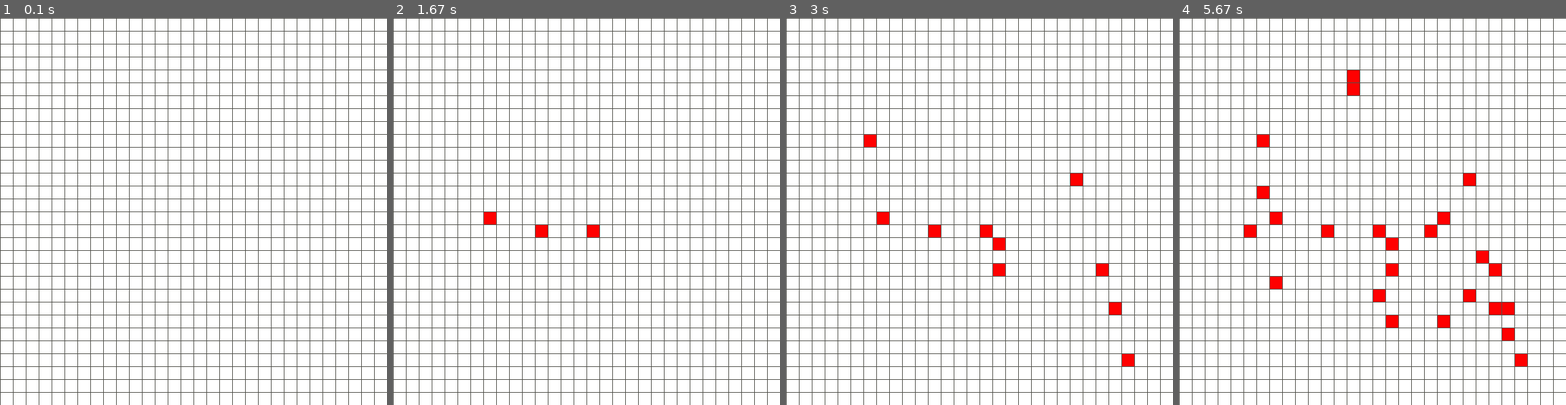
Above: before the commit, frames 1-4 (left to right).
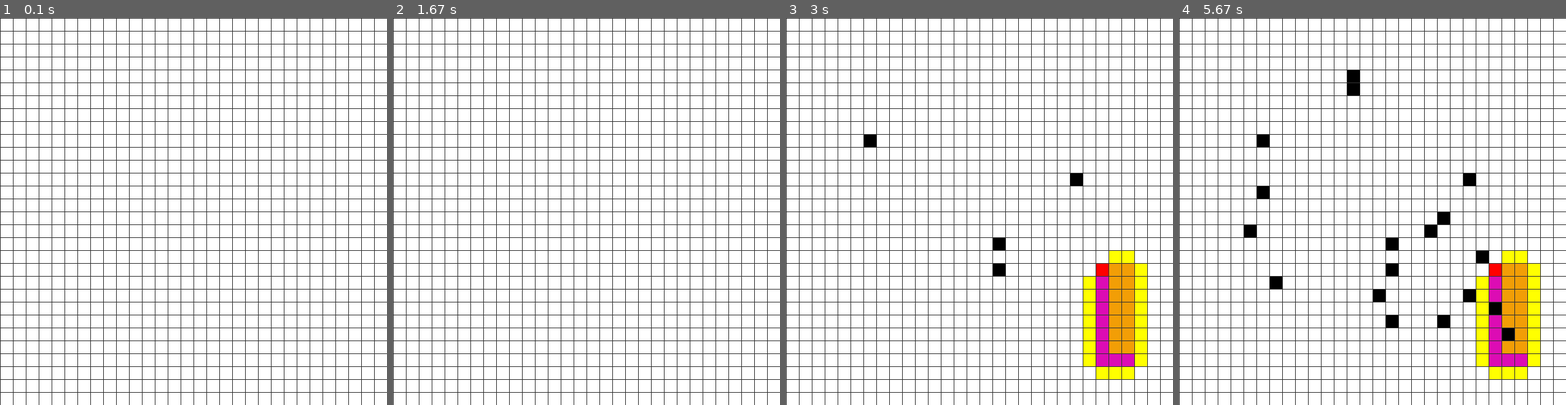
Above: after the commit, the same moments.

Repository: RajathaDH/A-Star-Search-Algorithm
Game: pygame game, started from a-star-pygame.py
Same seed, same stepped clock (60 frames per second), same inputs: the game is played once before the commit and once after it.
Inputs (mouse positions are in pixels of both pictures, inside the frame that each line leads up to):
- Up to frame 1 (0.1 s): no input
- Up to frame 2 (1.67 s): press the mouse at (586, 234) at 0.37 s; move the mouse to (540, 226) at 0.47 s; release the mouse at (493, 215) at 0.6 s; tap Space at 0.67 s; tap Backspace at 1 s; right-click (733, 358) at 1.38 s
- Up to frame 3 (3 s): press the mouse at (1126, 358) at 1.7 s; move the mouse to (1103, 265) at 1.8 s; release the mouse at (1080, 176) at 1.93 s; tap Space at 2.07, 2.37 s; click (1114, 312) at 2.08 s; press the mouse at (1126, 358) at 2.53 s; move the mouse to (994, 246) at 2.63 s; release the mouse at (867, 137) at 2.77 s; press the mouse at (1126, 358) at 2.87 s; move the mouse to (994, 273) at 2.97 s
- Up to frame 4 (5.67 s): release the mouse at (1260, 188) at 3.1 s; press the mouse at (1519, 358) at 3.2 s; move the mouse to (1496, 304) at 3.3 s; release the mouse at (1476, 254) at 3.43 s; press the mouse at (1519, 358) at 3.53 s; move the mouse to (1384, 296) at 3.63 s; release the mouse at (1252, 234) at 3.77 s; press the mouse at (1519, 358) at 3.87 s; move the mouse to (1504, 331) at 3.97 s; release the mouse at (1492, 304) at 4.1 s; press the mouse at (1519, 358) at 4.2 s; move the mouse to (1434, 226) at 4.3 s; release the mouse at (1349, 95) at 4.43 s; press the mouse at (1519, 358) at 4.53 s; move the mouse to (1395, 315) at 4.63 s; release the mouse at (1275, 277) at 4.77 s; press the mouse at (1519, 358) at 4.87 s; move the mouse to (1438, 219) at 4.97 s; release the mouse at (1357, 79) at 5.1 s; press the mouse at (1519, 358) at 5.2 s; move the mouse to (1473, 296) at 5.3 s; release the mouse at (1426, 234) at 5.43 s; press the mouse at (1519, 358) at 5.53 s; move the mouse to (1442, 319) at 5.63 s

The runs differ from the first frame. In frame 1, 9.8% of the frame differs, in the area x 0-100%, y 0-100%; in frame 2, 10%; in frame 3, 15%; in frame 4, 16%.

Commit message:
Added a star search algorithm

Diff:
--- a/a-star-pygame.py
+++ b/a-star-pygame.py
@@ -1,5 +1,6 @@
 import pygame
 from queue import PriorityQueue
+#import time
 
 SIZE = 600 # length of width and height
 SQUARES = 30 # number of squares in each row and column
@@ -17,15 +18,17 @@
     "red": (255, 0, 0),
     "blue": (0, 0, 255),
     "green": (0, 255, 0),
-    "yellow": (247, 239, 5),
-    "grey": (80, 80, 74),
-    "orange": (242, 140, 15),
-    "purple": (220, 12, 180),
-    "lightblue": (12, 144, 220)
+    "yellow": (255, 255, 0),
+    "line": (51, 51, 51),
+    "visited": (242, 158, 6),
+    "path": (220, 12, 180)
 }
 
 def main():
     grid = new_grid()
+    start_node = None
+    end_node = None
+
     clock = pygame.time.Clock()
 
     run = True
@@ -42,7 +45,37 @@
                 clicked_position = pygame.mouse.get_pos()
                 row, col = get_clicked_node_position(clicked_position)
                 node = grid[row][col]
-                node.colour = colours["red"]
+
+                if not start_node:
+                    start_node = node
+                    node.make_node_start()
+                elif not end_node:
+                    end_node = node
+                    node.make_node_end()
+                elif node != start_node and node != end_node:
+                    node.make_node_barrier()
+
+            # check if right mouse button is pressed
+            elif pygame.mouse.get_pressed()[2]:
+                clicked_position = pygame.mouse.get_pos()
+                row, col = get_clicked_node_position(clicked_position)
+                node = grid[row][col]
+                node.reset()
+                if node == start_node:
+                    start_node = None
+                elif node == end_node:
+                    end_node = None
+
+            if event.type == pygame.KEYDOWN:
+                if event.key == pygame.K_SPACE:
+                    for row in grid:
+                        for node in row:
+                            node.update_neighbours(grid)
+                    a_star_search(lambda: draw(grid), grid, start_node, end_node)
+                elif event.key == pygame.K_BACKSPACE:
+                    grid = new_grid()
+                    start_node = None
+                    end_node = None
 
         draw(grid)
 
@@ -60,7 +93,7 @@
     return grid
 
 def draw(grid):
-    WIN.fill(colours["black"])
+    WIN.fill(colours["white"])
 
     # draw nodes
     for row in grid:
@@ -69,19 +102,81 @@
 
     # draw lines
     for row in range(SQUARES):
-        pygame.draw.line(WIN, colours["grey"], (0, row * SQUARE_SIZE), (SIZE, row * SQUARE_SIZE)) # horizontal lines
+        pygame.draw.line(WIN, colours["line"], (0, row * SQUARE_SIZE), (SIZE, row * SQUARE_SIZE)) # horizontal lines
     for col in range(SQUARES):
-        pygame.draw.line(WIN, colours["grey"], (col * SQUARE_SIZE, 0), (col * SQUARE_SIZE, SIZE)) # vertical lines
+        pygame.draw.line(WIN, colours["line"], (col * SQUARE_SIZE, 0), (col * SQUARE_SIZE, SIZE)) # vertical lines
 
     pygame.display.update()
 
 def get_clicked_node_position(position):
-    x, y = position
-
-    row = x // SQUARE_SIZE
-    col = y // SQUARE_SIZE
+    y, x = position
+
+    row = y // SQUARE_SIZE
+    col = x // SQUARE_SIZE
 
     return row, col
+
+def heuristic(point1, point2):
+    x1, y1 = point1
+    x2, y2 = point2
+
+    return abs(x2 - x1) + abs(y2 - y1)
+
+def a_star_search(draw, grid, start_node, end_node):
+    count = 0
+
+    open_set = PriorityQueue()
+    open_set.put((0, count, start_node))
+
+    came_from = {}
+
+    g_scores = { node: float("inf") for row in grid for node in row }
+    g_scores[start_node] = 0
+    f_scores = { node: float("inf") for row in grid for node in row }
+    f_scores[start_node] = heuristic(start_node.get_position(), end_node.get_position())
+
+    open_set_hash = { start_node }
+
+    while not open_set.empty():
+        for event in pygame.event.get():
+            if event.type == pygame.QUIT:
+                pygame.quit()
+
+        current_node = open_set.get()[2]
+        open_set_hash.remove(current_node)
+
+        if current_node == end_node:
+            construct_path(came_from, end_node, draw)
+            end_node.make_node_end()
+            return True
+
+        for neighbour in current_node.neighbours:
+            temp_g_score = g_scores[current_node] + 1
+
+            if temp_g_score < g_scores[neighbour]:
+                came_from[neighbour] = current_node
+                g_scores[neighbour] = temp_g_score
+                f_scores[neighbour] = temp_g_score + heuristic(neighbour.get_position(), end_node.get_position())
+                if neighbour not in open_set_hash:
+                    count += 1
+                    open_set.put((f_scores[neighbour], count, neighbour))
+                    open_set_hash.add(neighbour)
+                    neighbour.make_node_open()
+
+        draw()
+
+        if current_node != start_node:
+            current_node.make_node_visited()
+
+        #time.sleep(0.1)
+
+    return False
+
+def construct_path(came_from, current_node, draw):
+    while current_node in came_from:
+        current_node = came_from[current_node]
+        current_node.make_node_path()
+        draw()
 
 class Node:
     def __init__(self, row, col, size):
@@ -91,6 +186,7 @@
         self.x_pos = row * size
         self.y_pos = col * size
         self.colour = colours["white"]
+        self.neighbours = []
 
     def draw(self):
         pygame.draw.rect(WIN, self.colour, (self.x_pos, self.y_pos, self.size, self.size))
@@ -98,6 +194,40 @@
     def get_position(self):
         return self.row, self.col
 
+    def reset(self):
+        self.colour = colours["white"]
+
+    def make_node_start(self):
+        self.colour = colours["green"]
+
+    def make_node_end(self):
+        self.colour = colours["red"]
+
+    def make_node_barrier(self):
+        self.colour = colours["black"]
+
+    def make_node_open(self):
+        self.colour = colours["yellow"]
+
+    def make_node_visited(self):
+        self.colour = colours["visited"]
+
+    def make_node_path(self):
+        self.colour = colours["path"]
+
+    def is_node_barrier(self):
+        return self.colour == colours["black"]
+
+    def update_neighbours(self, grid):
+        self.neighbours = []
+        if self.row < SQUARES - 1 and not grid[self.row + 1][self.col].is_node_barrier():
+            self.neighbours.append(grid[self.row + 1][self.col])
+        if self.row > 0 and not grid[self.row - 1][self.col].is_node_barrier():
+            self.neighbours.append(grid[self.row - 1][self.col])
+        if self.col < SQUARES - 1 and not grid[self.row][self.col + 1].is_node_barrier():
+            self.neighbours.append(grid[self.row][self.col + 1])
+        if self.col > 0 and not grid[self.row][self.col - 1].is_node_barrier():
+            self.neighbours.append(grid[self.row][self.col - 1])
 
 if __name__ == '__main__':
     main()
